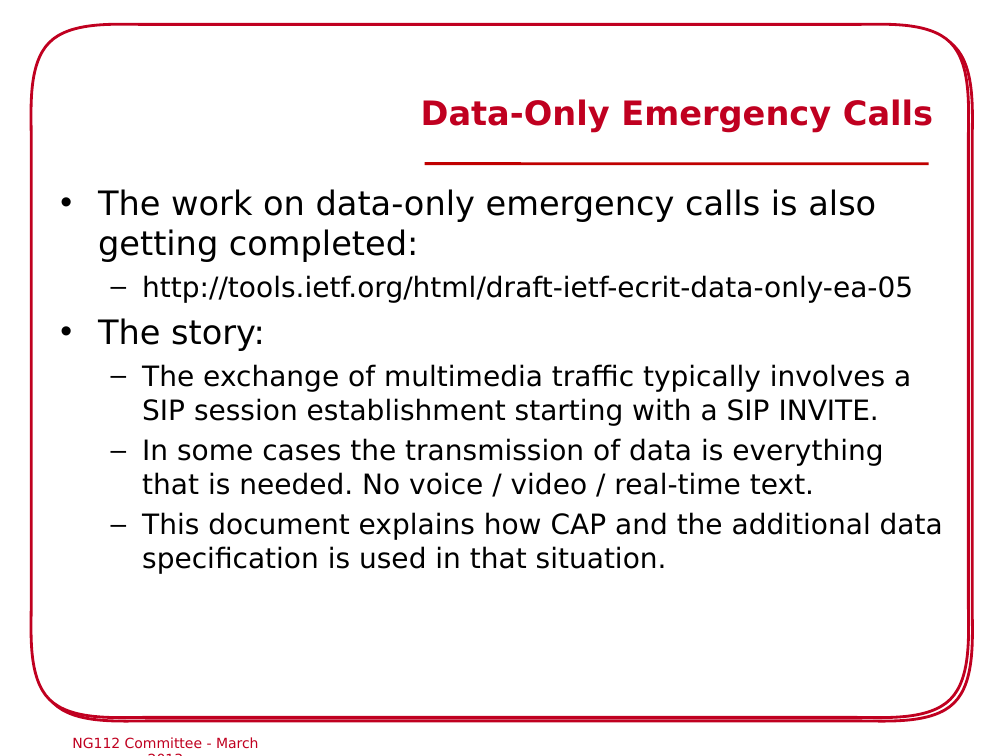
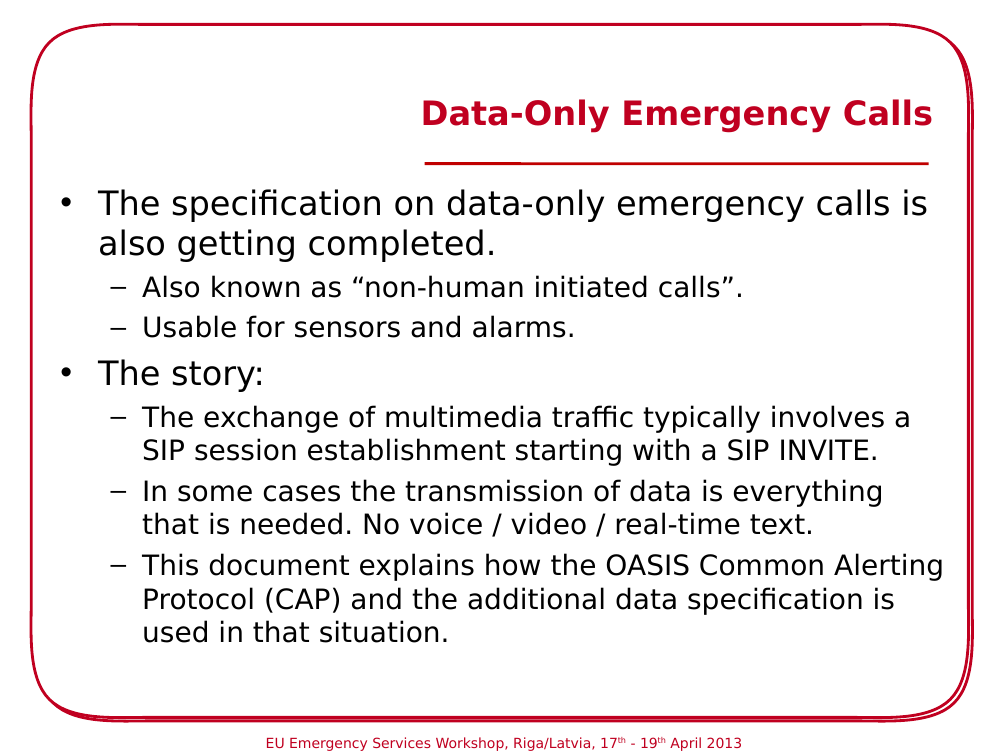
Before and after one commit to hannestschofenig/tschofenig-ids, a slide deck: slide 13 of eena-workshop-riga2013/NG112_Commitee_Riga.ppt. Drawn at 1008x756 pixels with LibreOffice and Linux fonts; fonts in the diff are those of the drawing; background and template pictures are left out. Boxes give left, top, right and bottom in pixels: in the first picture for what was removed or moved away, otherwise in the second. Text is boxed around its words. In the diff, an @@ line names an element or a change of style, - is before the commit and + after.

```diff
--- a/eena-workshop-riga2013/NG112_Commitee_Riga.ppt
+++ b/eena-workshop-riga2013/NG112_Commitee_Riga.ppt
@@ text at (x1=98, y1=189, x2=928, y2=338): text changed; size 20 to 24 pt @@
-• The work on data-only emergency calls is also getting completed:
-  – http://tools.ietf.org/html/draft-ietf-ecrit-data-only-ea-05
+• The specification on data-only emergency calls is also getting completed.
+  – Also known as “non-human initiated calls”.
+  – Usable for sensors and alarms.
@@ text at (x1=142, y1=553, x2=944, y2=643): text changed @@
-  – This document explains how CAP and the additional data specification is used in that situation.
+  – This document explains how the OASIS Common Alerting Protocol (CAP) and the additional data specification is used in that situation.
@@ text removed at (x1=72, y1=737, x2=259, y2=749) @@
-NG112 Committee - March 2013
@@ text added at (x1=266, y1=737, x2=743, y2=751), 10 pt, text #C00020 @@
+EU Emergency Services Workshop, Riga/Latvia, 17th - 19th April 2013
```
Also in this commit, not shown: 16 other slides changed, 1 slide added, 1 slide removed.
